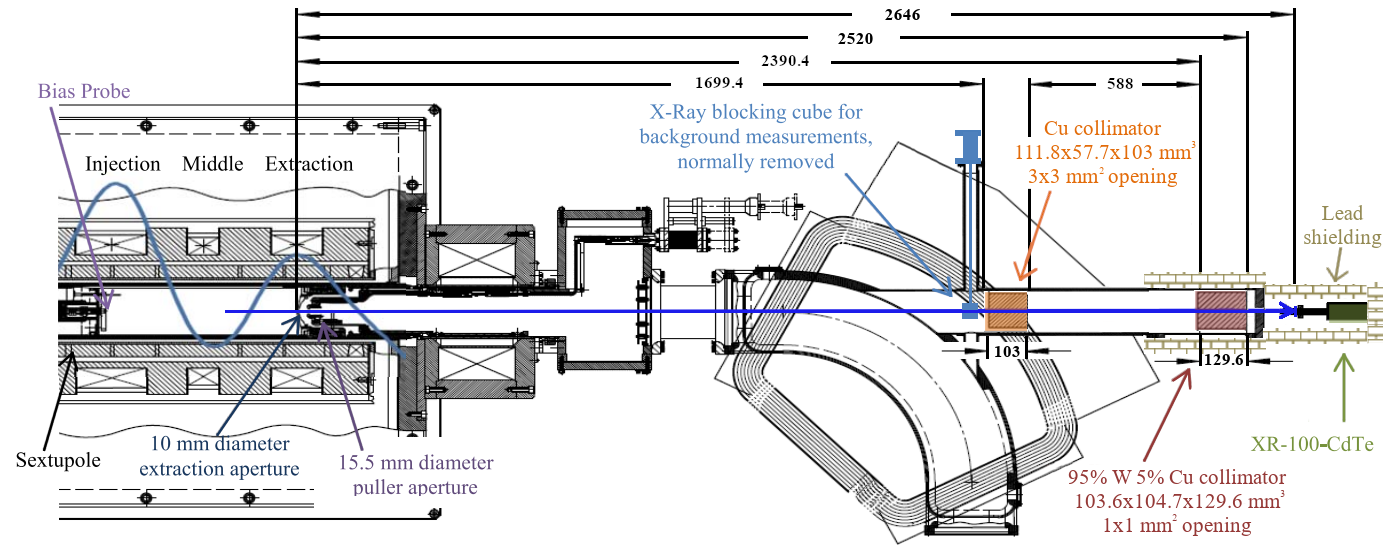
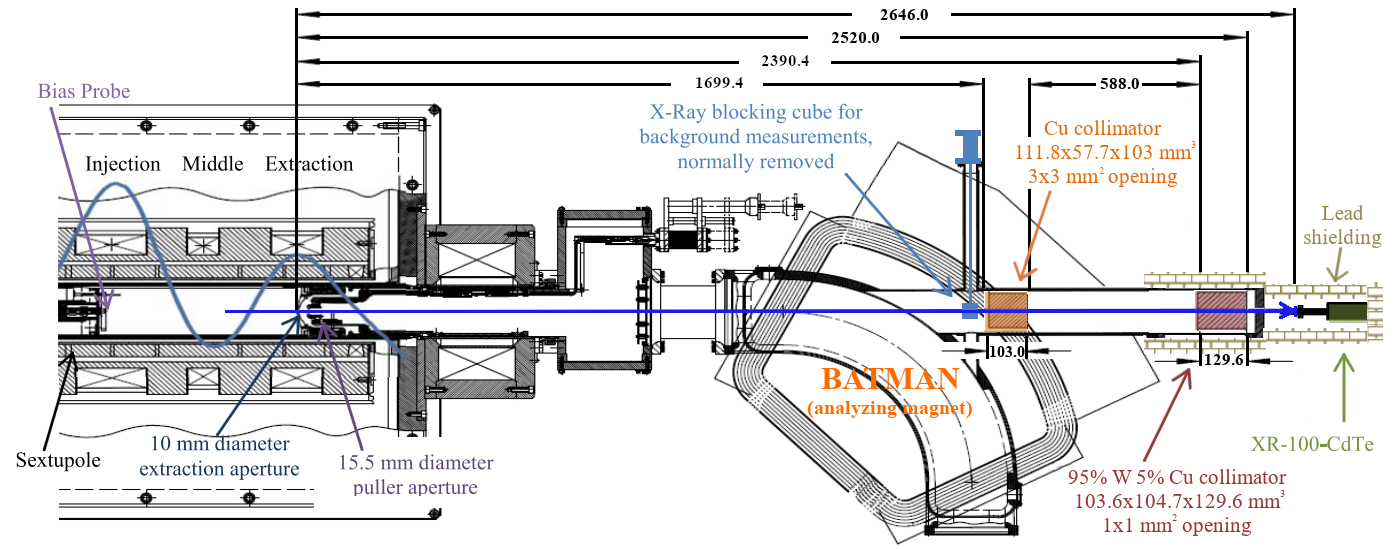
The second (1394, 549) image is a revision of the first. Changes to its layers:
added layer "BATMAN ..." above "103.0 #1" over box(807, 368, 972, 418)
added layer "103.0 #1" above "103.0" over box(1100, 78, 1139, 89)
renamed "103" to "103.0", painted on it over box(990, 346, 1025, 357)
renamed "2520" to "2520.0", painted on it over box(831, 32, 880, 44)
renamed "2646" to "2646.0", painted on it over box(880, 9, 928, 20)
painted on "Background" over box(1107, 78, 1133, 89)
